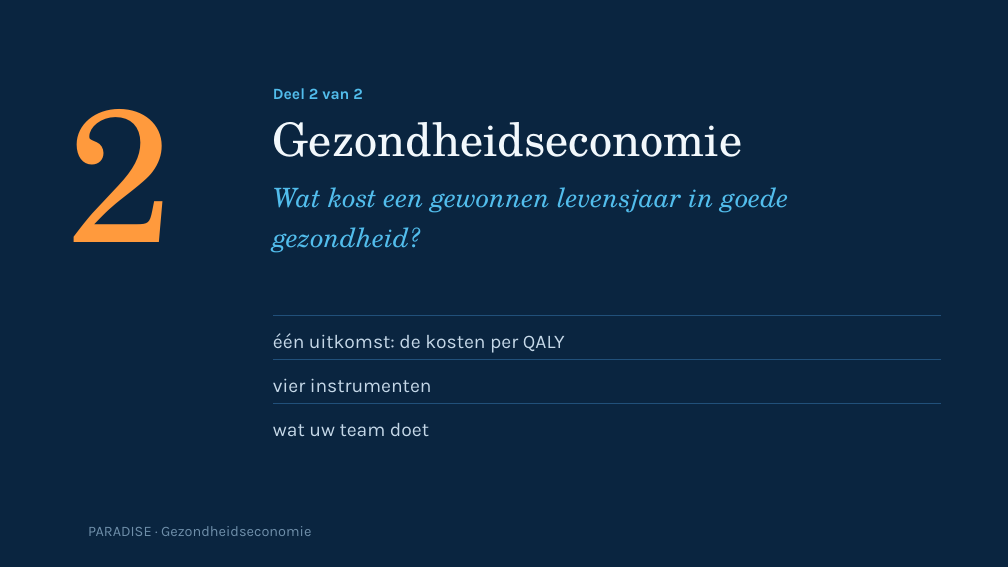
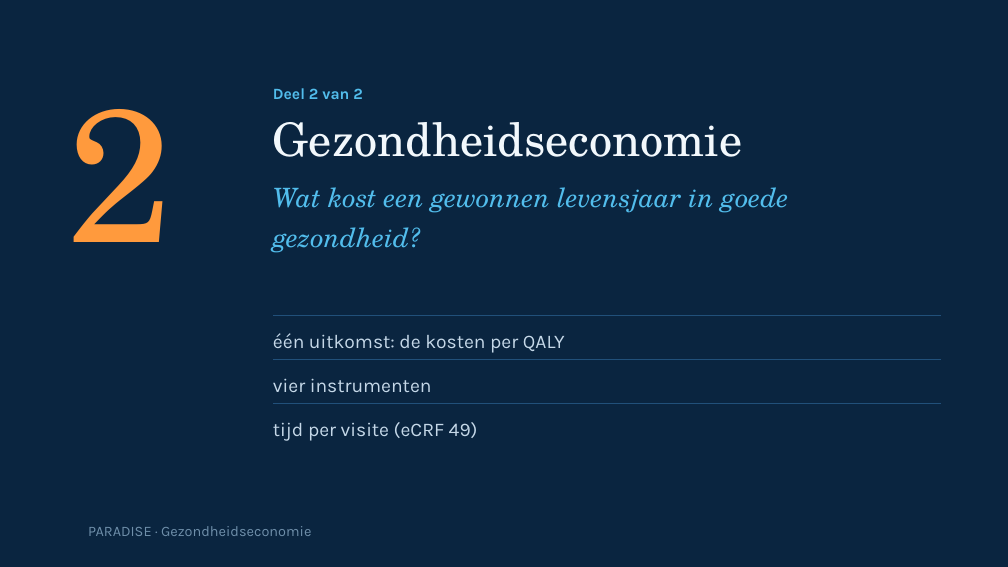
Before and after one commit to Dellfs/paradise-project, a slide deck: slide 11 of PARADISE_presentatie/PARADISE_procesevaluatie_gezondheidseconomie.pptx. Drawn at 1008x567 pixels with LibreOffice and Linux fonts; fonts in the diff are those of the drawing; background and template pictures are left out. Boxes give left, top, right and bottom in pixels: in the first picture for what was removed or moved away, otherwise in the second. Text is boxed around its words. In the diff, an @@ line names an element or a change of style, - is before the commit and + after.

```diff
--- a/PARADISE_presentatie/PARADISE_procesevaluatie_gezondheidseconomie.pptx
+++ b/PARADISE_presentatie/PARADISE_procesevaluatie_gezondheidseconomie.pptx
@@ text at box(273, 422, 478, 441): text changed @@
-wat uw team doet
+tijd per visite (eCRF 49)
```
Also in this commit, not shown: 5 other slides changed, 25 other files.
